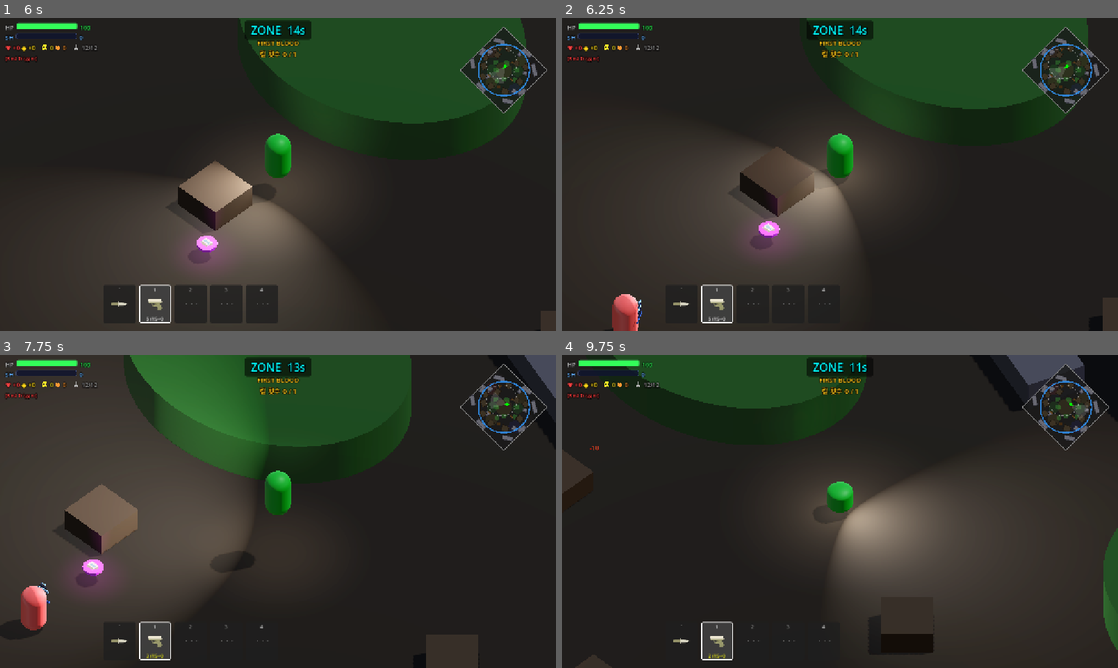
Above: before the commit, frames 1-4 (two rows, left to right).
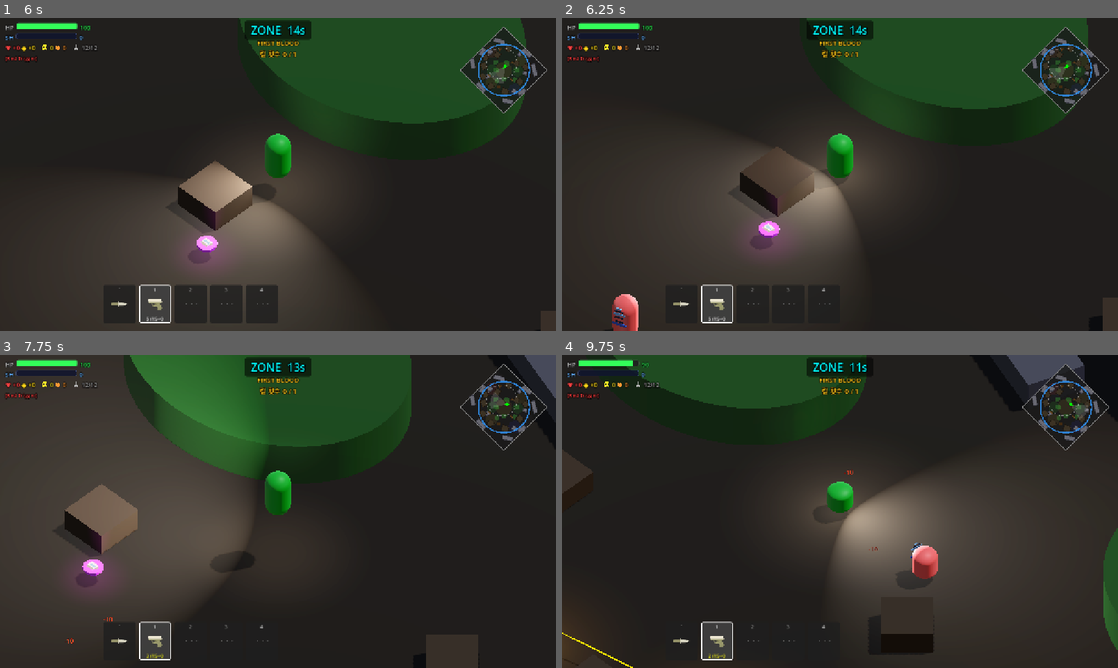
Above: after the commit, the same moments.

Repository: Kyulhee/battle-capsule
Game: Godot game, scene res://src/Main.tscn
Same seed, same stepped clock (60 frames per second), same inputs: the game is played once before the commit and once after it.
Inputs (mouse positions are in pixels of both pictures, inside the frame that each line leads up to):
- Up to frame 1 (6 s): click "START MATCH" at 0.5 s; click "START MATCH" at 1.25 s; click "쉬움" at 2 s; click "보통" at 2.75 s; click "어려움" at 3.5 s; click "지옥" at 4.25 s; click "RECORDS" at 5 s; click "선택" at 5.75 s
- Up to frame 2 (6.25 s): no input
- Up to frame 3 (7.75 s): tap Enter at 6.5 s; move the mouse to (400, 495) at 6.52 s; press the mouse at (400, 495) at 6.53 s; hold D (ui_right) 6.53-7.28 s; tap Space at 6.77, 7.52 s; move the mouse to (166, 527) at 7.27 s; release the mouse at (166, 527) at 7.28 s; hold S (ui_down) from 7.28 s (still down); tap Q (heal) at 7.35 s
- Up to frame 4 (9.75 s): move the mouse to (895, 442) at 8.02 s; release S (ui_down) at 8.03 s; hold D (ui_right) 8.03-8.78 s; tap F (interact) at 8.1 s; move the mouse to (812, 574) at 8.77 s; hold W (ui_up) 8.78-9.53 s; tap C at 8.85 s; click (812, 574) at 8.92 s; tap Space at 9.02 s; move the mouse to (1006, 558) at 9.52 s; hold A (ui_left) from 9.53 s (still down); tap 1 at 9.6 s

Frame 1 is identical in both runs. In frame 2, 0.1% of the frame differs, in the area x 9-15%, y 90-99%; in frame 3, 0.6%; in frame 4, 1.0%, in the area x 0-68%, y 1-100%.

Commit message:
fix: scan while chasing loot

Diff:
--- a/src/entities/bot/Bot.gd
+++ b/src/entities/bot/Bot.gd
@@ -63,6 +63,8 @@
 var _scan_interval_max: float = 3.0  # idle scan max interval — difficulty-scaled
 var _scan_phase: int = 0             # cycles: right flank → left flank → random
 var _scan_alert: bool = false        # true when sound/event set scan_target; use full rotation speed
+var _objective_scan_timer: float = 0.0
+var _objective_scan_offset: float = 0.0
 
 # Stuck detection
 var _stuck_timer: float = 0.0
@@ -419,11 +421,10 @@
 	if not is_targeting_loot and dist <= engage_dist:
 		change_state(State.ATTACK); return
 
-	var dir = (target_actor.global_position - global_position).normalized()
-	dir.y = 0
-	rotation.y = lerp_angle(rotation.y, atan2(dir.x, dir.z) + PI, stats.rotation_speed * delta)
-
 	if is_targeting_loot:
+		_update_objective_scan(delta, target_actor.global_position)
+		if _maybe_interrupt_objective_for_enemy():
+			return
 		# Give up if stuck chasing loot too long — switch to a different target
 		if state_timer > 5.0:
 			var alt = _find_best_pickup(_loot_radius)
@@ -443,7 +444,60 @@
 					if has_node("/root/Telemetry"): get_node("/root/Telemetry").log_tactics("recovery_success")
 			target_actor = null; is_targeting_loot = false; _recovering = false; change_state(State.IDLE)
 	else:
+		var dir = (target_actor.global_position - global_position).normalized()
+		dir.y = 0
+		rotation.y = lerp_angle(rotation.y, atan2(dir.x, dir.z) + PI, stats.rotation_speed * delta)
 		_nav_move_toward(target_actor.global_position, delta, false)
+
+func _update_objective_scan(delta: float, objective_pos: Vector3) -> void:
+	var to_objective = objective_pos - global_position
+	to_objective.y = 0.0
+	if to_objective.length_squared() < 0.01:
+		return
+
+	var objective_yaw = atan2(to_objective.x, to_objective.z) + PI
+	if _scan_alert:
+		rotation.y = lerp_angle(rotation.y, scan_target_rotation, stats.rotation_speed * delta)
+		if abs(angle_difference(rotation.y, scan_target_rotation)) < 0.15:
+			_scan_alert = false
+		return
+
+	if _awareness_level >= 2:
+		_head_sweep_angle += 1.35 * delta
+		var sweep_limit = deg_to_rad(105.0)
+		scan_target_rotation = objective_yaw + sin(_head_sweep_angle) * sweep_limit
+		rotation.y = lerp_angle(rotation.y, scan_target_rotation, stats.rotation_speed * 0.78 * delta)
+		return
+
+	_objective_scan_timer -= delta
+	if _objective_scan_timer <= 0.0:
+		_objective_scan_timer = randf_range(_scan_interval_max * 0.45, _scan_interval_max)
+		_objective_scan_offset = randf_range(-deg_to_rad(65.0), deg_to_rad(65.0))
+		scan_target_rotation = objective_yaw + _objective_scan_offset
+
+	var rot_speed = stats.rotation_speed * (0.58 if _awareness_level >= 1 else 0.42)
+	rotation.y = lerp_angle(rotation.y, scan_target_rotation, rot_speed * delta)
+
+func _maybe_interrupt_objective_for_enemy() -> bool:
+	var enemy = _find_nearest_target()
+	if not enemy:
+		return false
+
+	# Recovery and combat-loot runs keep their objective; damage and loud gunshot
+	# overrides can still break them through the existing higher-priority paths.
+	if _recovering:
+		return false
+
+	target_actor = enemy
+	is_targeting_loot = false
+	_recovering = false
+	last_known_target_pos = enemy.global_position
+
+	if stats.current_ammo > 0:
+		change_state(State.CHASE)
+	else:
+		change_state(State.RECOVER)
+	return true
 
 func handle_attack_state(delta):
 	if not _is_target_valid(target_actor):
@@ -1270,7 +1324,9 @@
 # making running stealthy risky near bots.
 
 func _check_footstep_sounds():
-	if current_state not in [State.IDLE, State.RECOVER]: return
+	var can_react_to_footsteps = current_state in [State.IDLE, State.RECOVER] \
+		or (current_state == State.CHASE and is_targeting_loot)
+	if not can_react_to_footsteps: return
 	var actors = get_tree().get_nodes_in_group("actors")
 	for actor in actors:
 		if actor == self or not actor is Entity or actor.is_dead: continue
@@ -1285,8 +1341,8 @@
 		if not perception_meters.has(actor): perception_meters[actor] = 0.0
 		perception_meters[actor] = min(perception_meters[actor] + 0.4, 0.85)
 		last_known_target_pos = actor.global_position
-		# Snap idle bots toward sound source at full rotation speed
-		if current_state == State.IDLE:
+		# Turn passive or objective-focused bots toward the sound source.
+		if current_state == State.IDLE or (current_state == State.CHASE and is_targeting_loot):
 			var dir_to = (actor.global_position - global_position).normalized()
 			scan_target_rotation = atan2(dir_to.x, dir_to.z) + PI
 			_scan_alert = true
@@ -1369,7 +1425,7 @@
 		var boost = 0.2 if _awareness_level == 1 else 0.35
 		perception_meters[actor] = min(perception_meters[actor] + boost, 0.75)
 		last_known_target_pos = actor.global_position
-		if current_state == State.IDLE or current_state == State.RECOVER:
+		if current_state == State.IDLE or current_state == State.RECOVER or (current_state == State.CHASE and is_targeting_loot):
 			var dir_to = (actor.global_position - global_position).normalized()
 			scan_target_rotation = atan2(dir_to.x, dir_to.z) + PI
 			_scan_alert = true
Not shown, changed: docs/DEVLOG.md
Not shown, changed: docs/IMPACT_MAP.md
Not shown, changed: docs/MASTERPLAN.md
Not shown, changed: docs/devlog/v1.10.md
